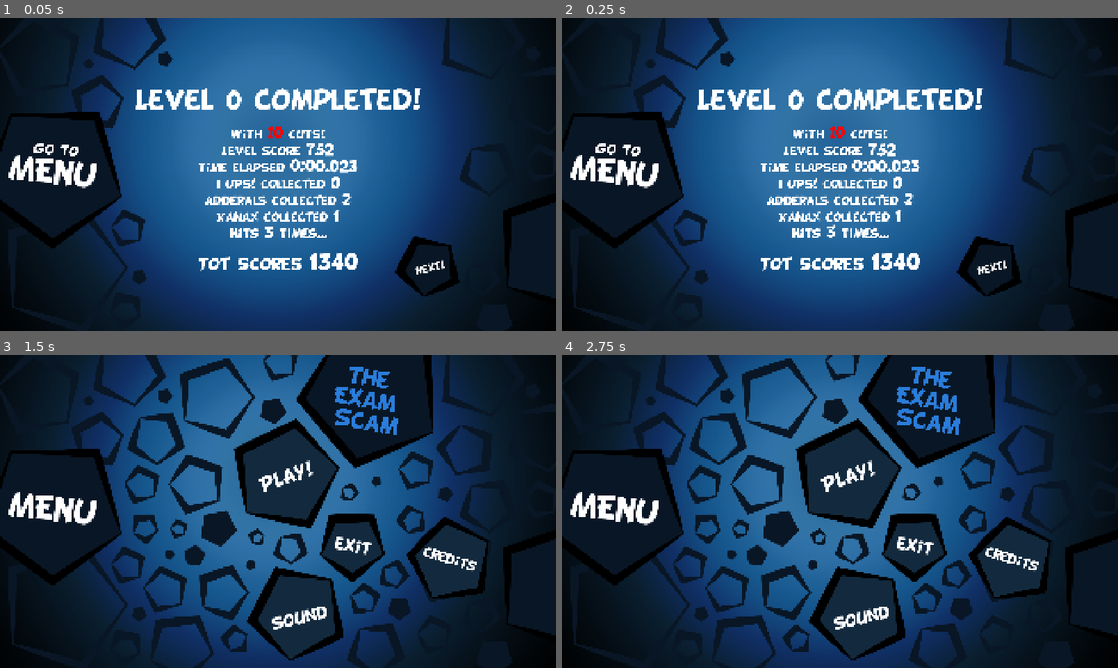
Above: before the commit, frames 1-4 (two rows, left to right).
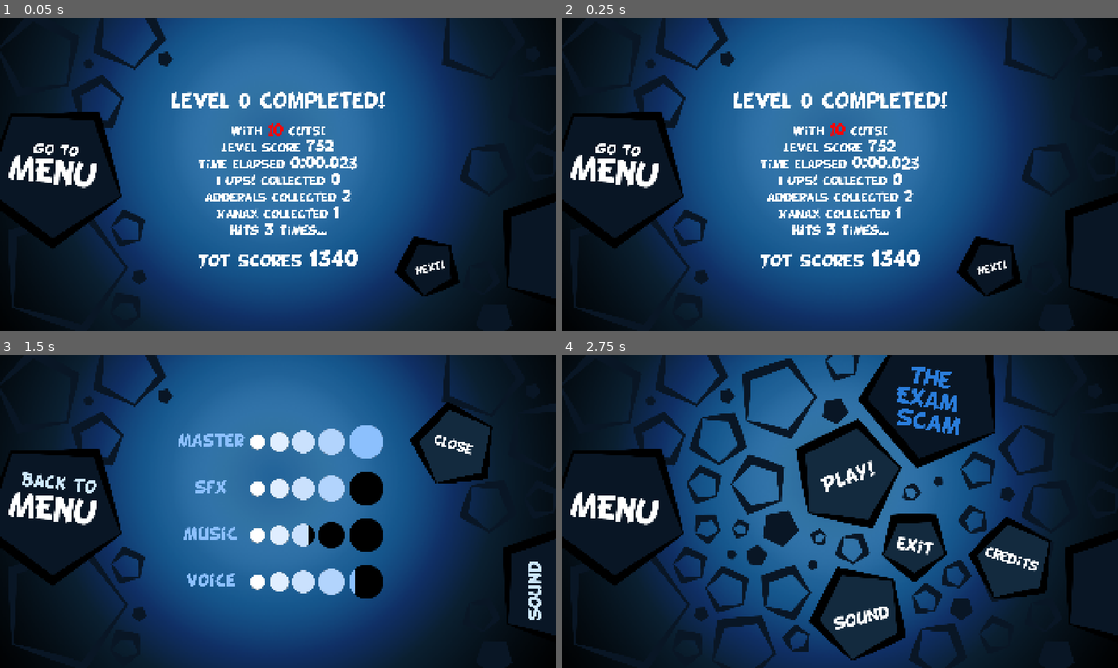
Above: after the commit, the same moments.

Repository: Trickylady/The-Exam-Scam
Game: Godot game, scene res://scenes/level_score.tscn
The game is run twice, just before and just after one commit, with the same random seed, the same clock (stepped at 60 frames per second) and the same inputs. This scene is started directly instead of the project's main scene.
Inputs (mouse positions are in pixels of both pictures, inside the frame that each line leads up to):
- Up to frame 1 (0.05 s): no input
- Up to frame 2 (0.25 s): no input
- Up to frame 3 (1.5 s): click (428, 602) at 0.5 s; click (33, 502) at 1.25 s
- Up to frame 4 (2.75 s): click (623, 514) at 2.02 s

The runs differ from the first frame. In frame 1, 5.7% of the frame differs, in the area x 24-76%, y 22-81%; in frame 2, 5.7%; in frame 3, 30%, in the area x 4-98%, y 0-100%; in frame 4, nothing differs.
Error in both runs: Out of bounds get index '0' (on base: 'Dictionary[int, LevelStats]') (res://instances/GameStats.gd:19)

Commit message:
in game menu plus small fixes

Diff:
--- a/instances/hud.gd
+++ b/instances/hud.gd
@@ -12,6 +12,7 @@
 
 func _ready() -> void:
 	%pnl_debug.hide()
+	$sound_settings.hide()
 	%progress.visible = Mng.is_debug_build
 
 
@@ -83,11 +84,29 @@
 
 
 func _input(event: InputEvent) -> void:
+	if event.is_action_pressed(&"ui_cancel"):
+		$sound_settings.visible = !$sound_settings.visible
 	if !Mng.is_debug_build: return
 	if event is InputEventKey:
 		if event.keycode == KEY_Q and event.is_pressed() and not event.is_echo():
 			%pnl_debug.visible = !%pnl_debug.visible
 
 
+func _process(_delta: float) -> void:
+	var on_overlay: bool = Geometry2D.is_point_in_polygon(get_local_mouse_position(), %coll.polygon)
+	if on_overlay and Input.mouse_mode == Input.MOUSE_MODE_HIDDEN:
+		Input.mouse_mode = Input.MOUSE_MODE_VISIBLE
+	elif not on_overlay and Input.mouse_mode == Input.MOUSE_MODE_VISIBLE:
+		Input.mouse_mode = Input.MOUSE_MODE_HIDDEN
+
+
 func _on_gomenubutton_pressed() -> void:
+	$sound_settings.show()
+func _on_btn_override_go_to_menu_pressed() -> void:
+	get_tree().paused = false
 	Mng.go_to_main_menu()
+func _on_btn_close_menu_pressed() -> void:
+	$sound_settings.hide()
+func _on_sound_settings_visibility_changed() -> void:
+	get_tree().paused = $sound_settings.visible
+	Input.mouse_mode = Input.MOUSE_MODE_VISIBLE if $sound_settings.visible else Input.MOUSE_MODE_HIDDEN
--- a/instances/hud.tscn
+++ b/instances/hud.tscn
@@ -8,6 +8,9 @@
 [ext_resource type="Texture2D" uid="uid://lpikyaamp1c0" path="res://images/game/xanax.png" id="5_ingsw"]
 [ext_resource type="Texture2D" uid="uid://beusq0j4xbp6l" path="res://images/ui/menu button.png" id="6_7kkmc"]
 [ext_resource type="PackedScene" uid="uid://drp0xdm87jr2j" path="res://instances/debug/pnl_debug.tscn" id="8_34k8l"]
+[ext_resource type="PackedScene" uid="uid://5h3ennugpanl" path="res://scenes/sound_settings.tscn" id="9_ingsw"]
+[ext_resource type="Texture2D" uid="uid://6pne2ccagldk" path="res://images/ui/emptybutton.png" id="10_a26n0"]
+[ext_resource type="Texture2D" uid="uid://5iv2fk4tdmf2" path="res://images/ui/menu_continue.png" id="11_j0w4x"]
 
 [sub_resource type="LabelSettings" id="LabelSettings_34k8l"]
 font_size = 28
@@ -194,4 +197,42 @@
 layout_mode = 1
 offset_left = -375.0
 
+[node name="sound_settings" parent="." instance=ExtResource("9_ingsw")]
+layout_mode = 1
+
+[node name="btn_override_go_to_menu" type="Button" parent="sound_settings"]
+layout_mode = 0
+offset_left = -7.0
+offset_top = 316.0
+offset_right = 423.0
+offset_bottom = 795.0
+flat = true
+
+[node name="btn_close_menu" type="TextureButton" parent="sound_settings"]
+self_modulate = Color(0.0745098, 0.164706, 0.243137, 1)
+layout_mode = 0
+offset_left = 1464.0
+offset_top = 134.0
+offset_right = 1759.0
+offset_bottom = 418.0
+rotation = 0.3038
+texture_normal = ExtResource("10_a26n0")
+texture_disabled = ExtResource("11_j0w4x")
+ignore_texture_size = true
+stretch_mode = 0
+
+[node name="lb" type="Label" parent="sound_settings/btn_close_menu"]
+layout_mode = 1
+offset_left = 54.7395
+offset_top = 104.406
+offset_right = 244.739
+offset_bottom = 175.406
+theme_override_font_sizes/font_size = 38
+text = "close"
+horizontal_alignment = 1
+vertical_alignment = 1
+
 [connection signal="pressed" from="overlay/gomenubutton" to="." method="_on_gomenubutton_pressed"]
+[connection signal="visibility_changed" from="sound_settings" to="." method="_on_sound_settings_visibility_changed"]
+[connection signal="pressed" from="sound_settings/btn_override_go_to_menu" to="." method="_on_btn_override_go_to_menu_pressed"]
+[connection signal="pressed" from="sound_settings/btn_close_menu" to="." method="_on_btn_close_menu_pressed"]
--- a/instances/singleton/Aud.tscn
+++ b/instances/singleton/Aud.tscn
@@ -5,6 +5,7 @@
 [ext_resource type="AudioStream" uid="uid://10unyigx0jpn" path="res://sounds/soundtrack.mp3" id="2_d65k4"]
 
 [node name="Aud" type="Node"]
+process_mode = 3
 script = ExtResource("1_qegt6")
 
 [node name="voice_line" type="AudioStreamPlayer" parent="."]
--- a/instances/singleton/Mng.gd
+++ b/instances/singleton/Mng.gd
@@ -1,7 +1,7 @@
 #Singleton Mng.gd
 extends Node
 
-var is_debug_build: bool = true
+var is_debug_build: bool = false # TODO: REMEMBER TO CHANGE THAT FOR THE FINAL BUILD
 
 # Game modifiers
 var is_family_friendly: bool = true
--- a/instances/singleton/aud.gd
+++ b/instances/singleton/aud.gd
@@ -61,8 +61,8 @@
 
 
 func play_win_level() -> void:
-	if Mng.is_family_friendly: _play_voiceline("res://sounds/win.mp3")
-	else: _play_voiceline("res://sounds/win_pg.mp3")
+	if Mng.is_family_friendly: _play_voiceline("res://sounds/win_pg.mp3")
+	else: _play_voiceline("res://sounds/win.mp3")
 
 
 func play_win_game() -> void:
--- a/scenes/credits.tscn
+++ b/scenes/credits.tscn
@@ -39,6 +39,7 @@
 label_settings = SubResource("LabelSettings_tg8u4")
 
 [node name="lb_back" type="Label" parent="."]
+layout_mode = 0
 offset_left = 77.0
 offset_top = 403.0
 offset_right = 337.0
--- a/scenes/level_score.tscn
+++ b/scenes/level_score.tscn
@@ -7,7 +7,7 @@
 [ext_resource type="FontFile" uid="uid://qguv6il4xhsx" path="res://theme/BD_Cartoon_Shout.ttf" id="4_371vd"]
 
 [sub_resource type="LabelSettings" id="LabelSettings_fordv"]
-font_size = 80
+font_size = 60
 
 [node name="level_score" type="Control"]
 layout_mode = 3
--- a/scenes/menu_title.gd
+++ b/scenes/menu_title.gd
@@ -5,6 +5,7 @@
 
 func _ready() -> void:
 	Aud.play_menu_music()
+	Aud.stop_random_lines()
 	$sound_settings.hide()
 	$credits.hide()
 
--- a/scenes/sound_settings.gd
+++ b/scenes/sound_settings.gd
@@ -19,6 +19,11 @@
 		3: %lb_voice.text = "voice" if is_mute else "[color=black][s]voice"
 
 
+func _input(event: InputEvent) -> void:
+	if event.is_action_pressed(&"ui_cancel") and visible:
+		hide()
+
+
 func _on_btn_back_pressed() -> void:
 	hide()
 
--- a/scenes/sound_settings.tscn
+++ b/scenes/sound_settings.tscn
@@ -10,6 +10,7 @@
 font_color = Color(0.807843, 0.909804, 0.984314, 1)
 
 [node name="sound_settings" type="Control"]
+process_mode = 3
 layout_mode = 3
 anchors_preset = 15
 anchor_right = 1.0
--- a/scenes/youwin.tscn
+++ b/scenes/youwin.tscn
@@ -68,6 +68,7 @@
 vertical_alignment = 1
 
 [node name="credits" parent="." instance=ExtResource("7_jxny4")]
+visible = false
 layout_mode = 1
 
 [connection signal="pressed" from="btn_go_to_menu" to="." method="_on_btn_go_to_menu_pressed"]
Not shown, changed: export_presets.cfg
Not shown: 1 places in instances/hud.tscn that only renumber resources
Not shown, changed: sounds/soundtrack.mp3.import
Not shown, changed: .gitignore
